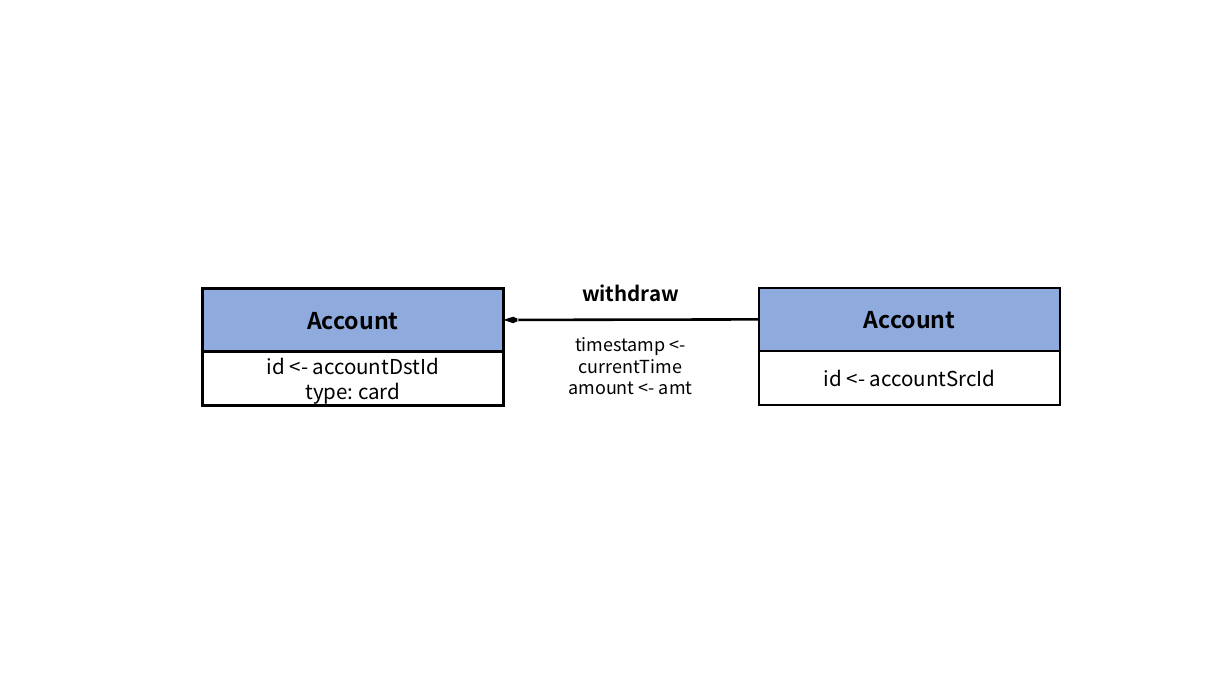
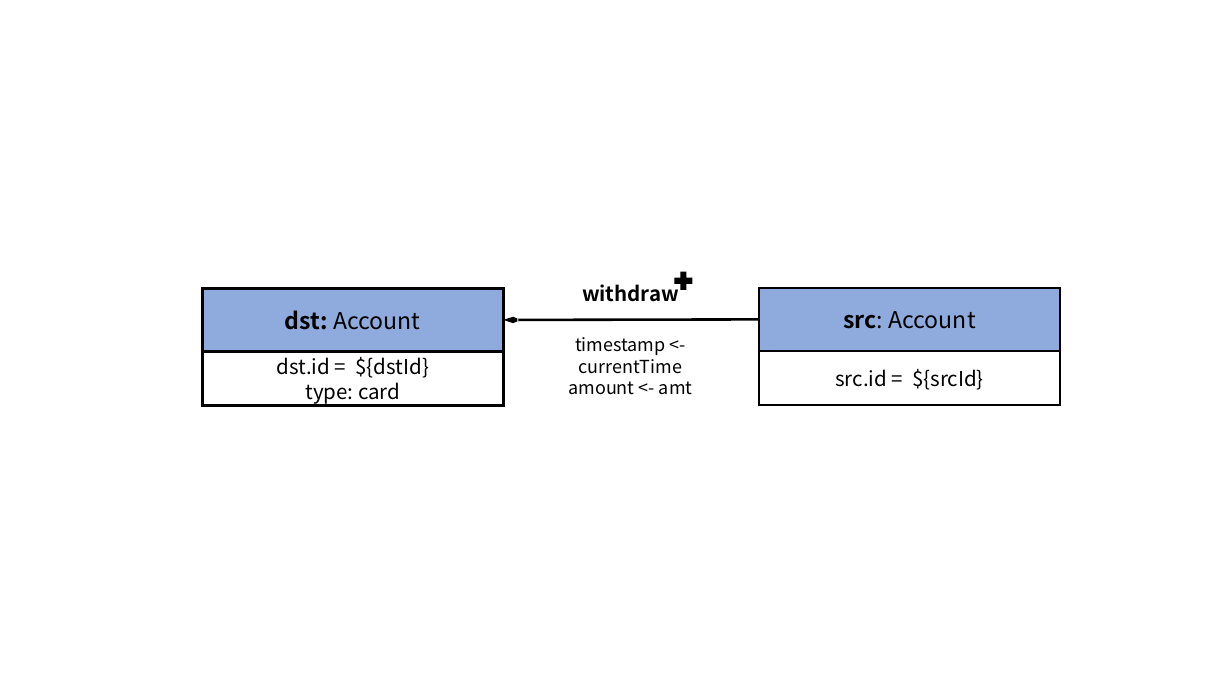
Before and after one commit to ldbc/ldbc_finbench_docs, a slide deck: slide 4 of patterns/transaction-write.pptx. Drawn at 1232x693 pixels with LibreOffice and Linux fonts; fonts in the diff are those of the drawing. Boxes give left, top, right and bottom in pixels: in the first picture for what was removed or moved away, otherwise in the second. Text is boxed around its words. In the diff, an @@ line names an element or a change of style, - is before the commit and + after.

```diff
--- a/patterns/transaction-write.pptx
+++ b/patterns/transaction-write.pptx
@@ plus added at [675,272,693,290], fill #000000 @@
@@ text in rectangle at [285,310,420,330]: text changed; bold off @@
-Account
+dst: Account
@@ text in rectangle at [843,311,975,329]: text changed; bold off @@
-Account
+src: Account
@@ text in rectangle at [277,357,428,378]: text changed @@
-id <- accountDstId
+dst.id = ${dstId}
@@ text in rectangle at [835,369,984,390]: text changed @@
-id <- accountSrcId
+src.id = ${srcId}
```
Also in this commit, not shown: 13 other slides changed, 49 other files.
